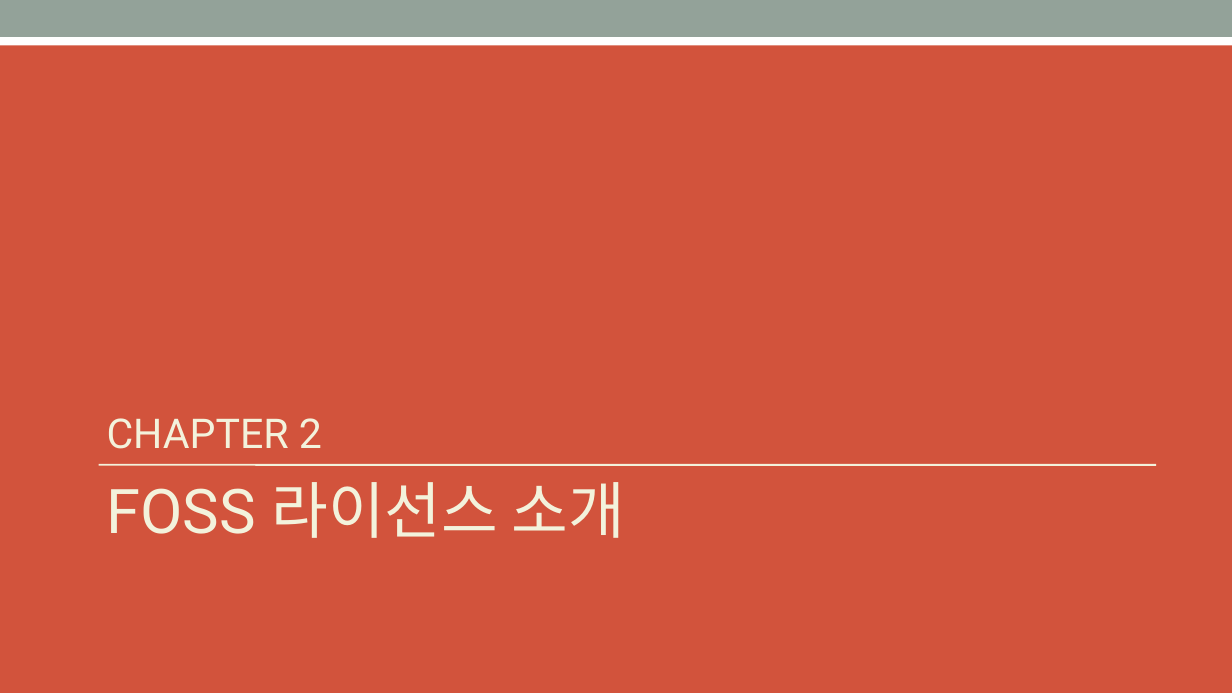
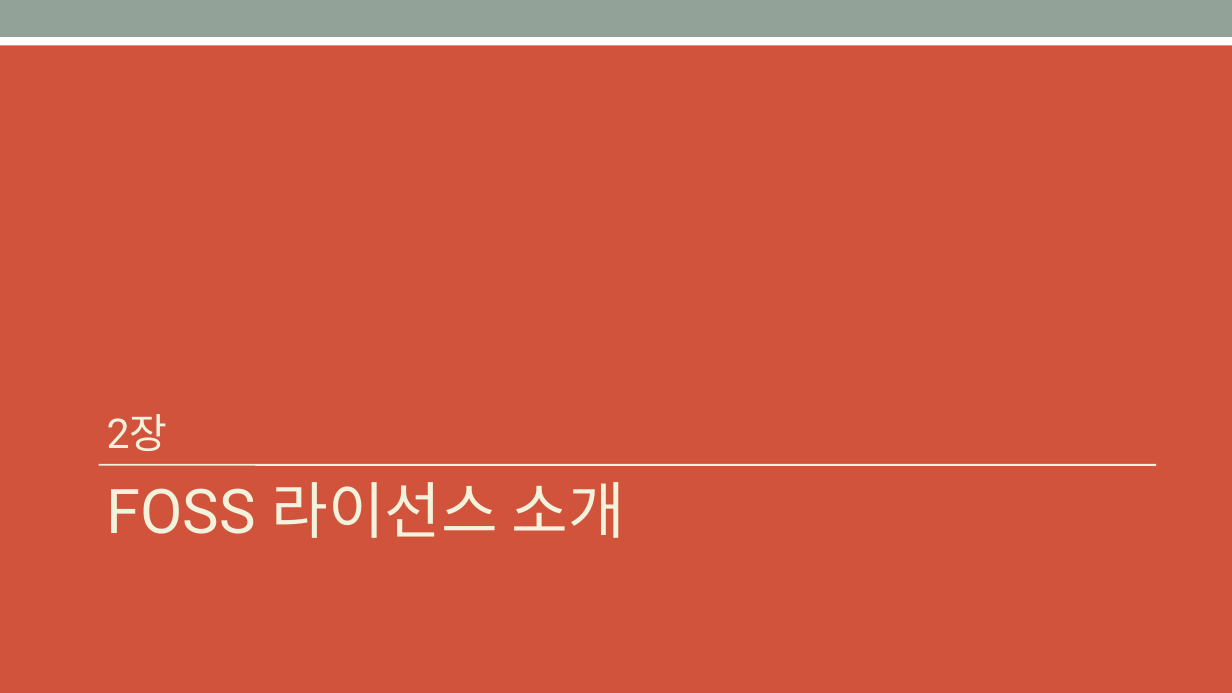
Before and after one commit to OpenChain-KWG/Curriculum-Translation-KR, a slide deck: slide 12 of target/slides/openchain-curriculum-for-1-1.pptx. Drawn at 1232x693 pixels with LibreOffice and Linux fonts; fonts in the diff are those of the drawing. Boxes give left, top, right and bottom in pixels: in the first picture for what was removed or moved away, otherwise in the second. Text is boxed around its words. In the diff, an @@ line names an element or a change of style, - is before the commit and + after.

Commit message:
update p.12-17 (chapter 2)
update p.12-17 (chapter 2)

```diff
--- a/target/slides/openchain-curriculum-for-1-1.pptx
+++ b/target/slides/openchain-curriculum-for-1-1.pptx
@@ title at (107,414,168,451): text changed @@
-CHAPTER 2
+2장
```
Also in this commit, not shown: 9 other slides changed, 5 slides added, 5 slides removed, 8 other files.
